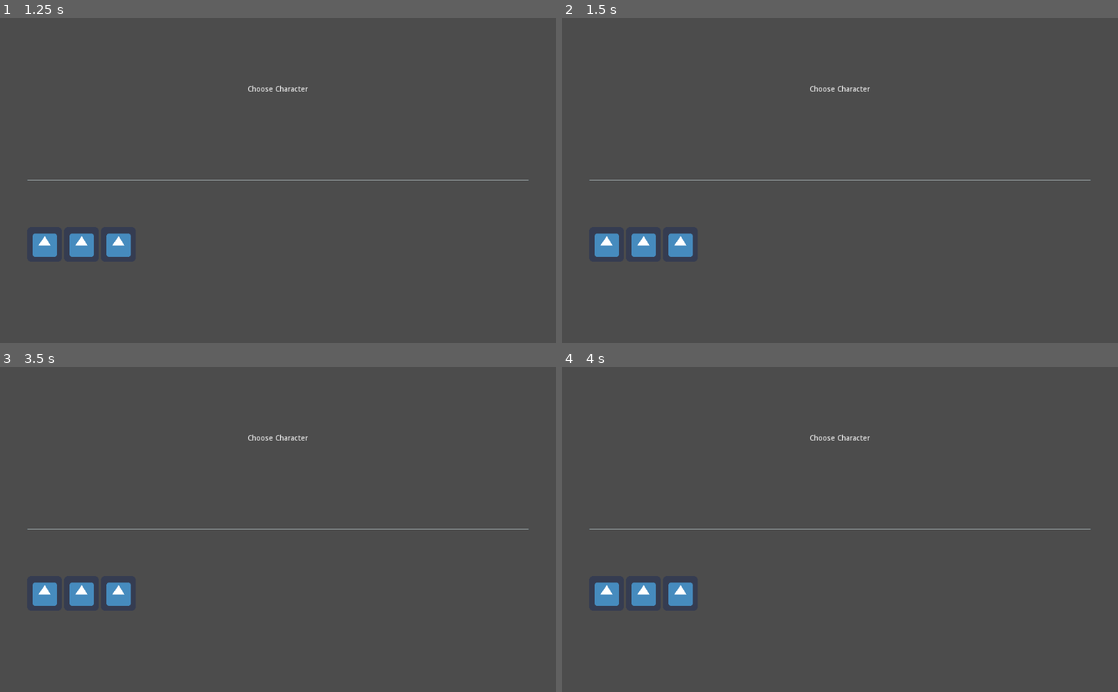
Above: before the commit, frames 1-4 (two rows, left to right).
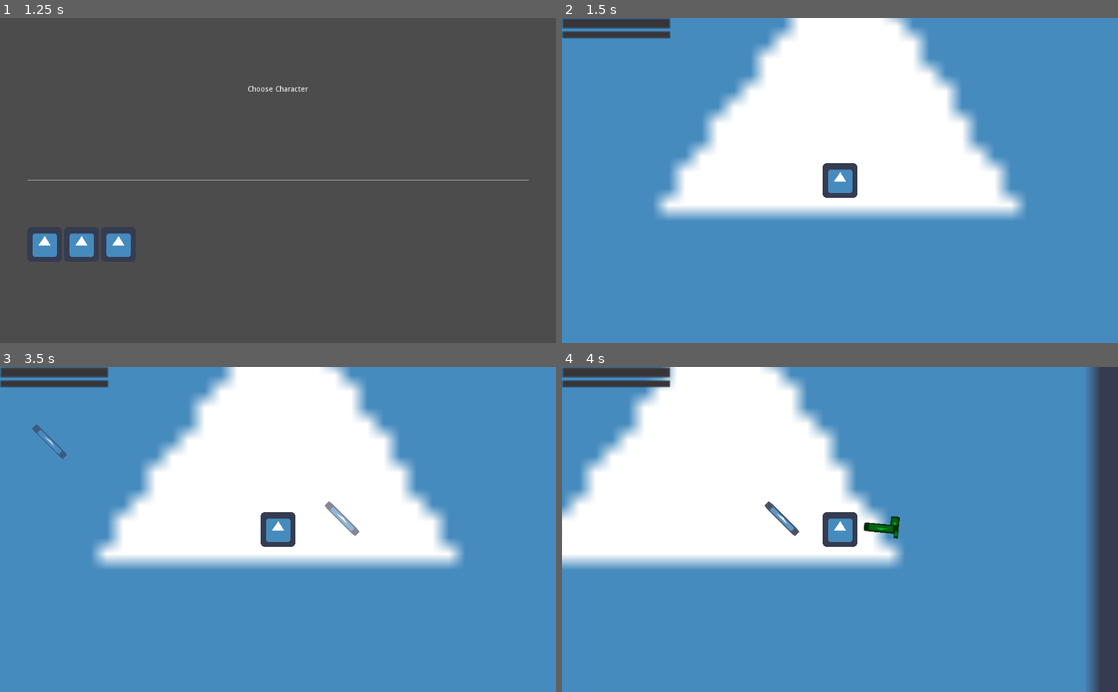
Above: after the commit, the same moments.

Repository: robotnik-dev/BroBaito
Game: Godot game, scene res://Core/Main.tscn
The game is run twice, just before and just after one commit, with the same random seed, the same clock (stepped at 60 frames per second) and the same inputs. The engine's default icon, where the game draws it, is replaced by a stand-in: a white triangle on a blue panel in a dark square.
Inputs (mouse positions are in pixels of both pictures, inside the frame that each line leads up to):
- Up to frame 1 (1.25 s): click "Press to Play" at 0.5 s
- Up to frame 2 (1.5 s): click (606, 245) at 1.25 s
- Up to frame 3 (3.5 s): click (83, 594) at 2.02 s; click (116, 594) at 2.77 s
- Up to frame 4 (4 s): hold D (right) from 3.53 s (still down); hold Space (fire) from 3.53 s (still down)

Frame 1 is identical in both runs. In frame 2, 98% of the frame differs, in the area x 0-100%, y 0-100%; in frame 3, 98%; in frame 4, 94%.

Commit message:
update

Diff:
--- a/Core/Main.gd
+++ b/Core/Main.gd
@@ -7,5 +7,6 @@
 onready var gui = get_node(gui_path)
 
 func _ready() -> void:
-	world.hide()
+	gui.connect("selection_done", world, "_on_selection_done")
+	world.connect("player_died", gui, "_on_player_died")
 	gui.show_startscreen()
--- a/Core/Main.tscn
+++ b/Core/Main.tscn
@@ -10,5 +10,6 @@
 gui_path = NodePath("GUI")
 
 [node name="World" parent="." instance=ExtResource( 2 )]
+visible = false
 
 [node name="GUI" parent="." instance=ExtResource( 3 )]
--- a/Core/World.gd
+++ b/Core/World.gd
@@ -1,16 +1,41 @@
 extends Node2D
+
+signal player_died
 
 export(NodePath) var wave_path
 export(NodePath) var arena_path
+export(PackedScene) var player_scene
 
 onready var wave = get_node(wave_path)
 onready var arena = get_node(arena_path)
+onready var player = player_scene.instance()
+onready var player_spawn = $PlayerSpawn
 
 func _ready():
 	wave.init(arena)
+	player.connect("died", self, "_on_player_died")
 
 func start_wave() -> void:
+	show()
+	add_child(player)
+	player.global_position = player_spawn.global_position
+	wave.start()
+
+func start_first_wave() -> void:
+	show()
+	add_child(player)
+	player.reset_stats()
+	player.global_position = player_spawn.global_position
 	wave.start()
 
 func end_wave() -> void:
 	wave.stop()
+	remove_child(player)
+	hide()
+
+func _on_player_died() -> void:
+	end_wave()
+	emit_signal("player_died")
+
+func _on_selection_done(character, start_weapon, difficulty) -> void:
+	start_wave()
--- a/Core/World.tscn
+++ b/Core/World.tscn
@@ -1,14 +1,23 @@
-[gd_scene load_steps=4 format=2]
+[gd_scene load_steps=5 format=2]
 
 [ext_resource path="res://Core/world.gd" type="Script" id=1]
 [ext_resource path="res://Wave/Wave.tscn" type="PackedScene" id=2]
+[ext_resource path="res://Player/Player.tscn" type="PackedScene" id=3]
 [ext_resource path="res://Wave/Arena.tscn" type="PackedScene" id=4]
 
-[node name="World" type="Node2D"]
+[node name="World" type="Node2D" groups=["world"]]
 script = ExtResource( 1 )
 wave_path = NodePath("Wave")
 arena_path = NodePath("Arena")
+player_scene = ExtResource( 3 )
 
 [node name="Wave" parent="." instance=ExtResource( 2 )]
 
 [node name="Arena" parent="." instance=ExtResource( 4 )]
+position = Vector2( 960, 960 )
+
+[node name="PlayerSpawn" type="Position2D" parent="."]
+position = Vector2( 960, 960 )
+__meta__ = {
+"_gizmo_extents_": 289.1
+}
--- a/Enemies/Enemy.gd
+++ b/Enemies/Enemy.gd
@@ -1,6 +1,5 @@
 extends KinematicBody2D
 class_name Enemy
-
 
 export(NodePath) var health_bar_path
 onready var health_bar: ProgressBar = get_node(health_bar_path)
@@ -8,9 +7,9 @@
 export(NodePath) var anim_path
 onready var anim: AnimationPlayer = get_node(anim_path)
 
-export(float) var max_health = 100.0
+export(float) var max_health = 10.0
 var health: float
-export(float) var hit_damage = 10.0
+export(float) var hit_damage = 1.0
 
 var player
 var spawned: bool = false
@@ -36,16 +35,23 @@
 		player = player_list[0]
 	anim.play("Spawn")
 
-
 func _physics_process(_delta: float) -> void:
 	if spawned:
 		move_to_player()
 
+# DEBUG
+func in_range():
+	$DEBUG.in_range()
+
+func out_of_range():
+	$DEBUG.out_of_range()
+
 func move_to_player() -> void:
 	if is_instance_valid(player):
-		var direction = (player.global_position - global_position).normalized()
-		velocity = direction
-		velocity = move_and_slide(velocity * speed)
+		if player.is_inside_tree():
+			var direction = (player.global_position - global_position).normalized()
+			velocity = direction
+			velocity = move_and_slide(velocity * speed)
 
 func recieve_damage(damage: float) -> float:
 	health = health - damage
@@ -81,7 +87,6 @@
 		for foe in damagable:
 			foe.recieve_damage(hit_damage)
 
-
 func _on_AnimationPlayer_animation_finished(anim_name: String) -> void:
 	match anim_name:
 		"Spawn":
--- a/Enemies/Enemy.tscn
+++ b/Enemies/Enemy.tscn
@@ -1,9 +1,9 @@
-[gd_scene load_steps=11 format=2]
+[gd_scene load_steps=12 format=2]
 
 [ext_resource path="res://icon.png" type="Texture" id=1]
 [ext_resource path="res://Enemies/EnemyHitBox.tscn" type="PackedScene" id=2]
 [ext_resource path="res://Enemies/EnemyHurtBox.tscn" type="PackedScene" id=3]
-[ext_resource path="res://Enemies/Enemy.gd" type="Script" id=4]
+[ext_resource path="res://Enemies/enemy.gd" type="Script" id=4]
 [ext_resource path="res://Collectibles/MaterialLoot.tscn" type="PackedScene" id=5]
 
 [sub_resource type="CircleShape2D" id=1]
@@ -270,6 +270,16 @@
 "values": [ false, true ]
 }
 
+[sub_resource type="GDScript" id=6]
+script/source = "extends Node
+
+func in_range() -> void:
+	$\"../Body\".self_modulate = \"e50aae\"
+
+func out_of_range() -> void:
+	$\"../Body\".self_modulate = \"ff0000\"
+"
+
 [node name="Enemy" type="KinematicBody2D" groups=["enemy"]]
 collision_layer = 512
 collision_mask = 3
@@ -328,6 +338,9 @@
 scale = Vector2( 1.24619, 0.205403 )
 texture = ExtResource( 1 )
 
+[node name="DEBUG" type="Node" parent="."]
+script = SubResource( 6 )
+
 [connection signal="area_entered" from="EnemyHitBox" to="." method="_on_EnemyHitBox_area_entered"]
 [connection signal="area_exited" from="EnemyHitBox" to="." method="_on_EnemyHitBox_area_exited"]
 [connection signal="timeout" from="AttackSpeed" to="." method="_on_AttackSpeed_timeout"]
--- /dev/null
+++ b/Items/Duck.tscn
@@ -0,0 +1,8 @@
+[gd_scene load_steps=3 format=2]
+
+[ext_resource path="res://Items/item.gd" type="Script" id=1]
+[ext_resource path="res://Items/duck.tres" type="Resource" id=2]
+
+[node name="Duck" type="Node"]
+script = ExtResource( 1 )
+item_data = ExtResource( 2 )
--- /dev/null
+++ b/Items/duck.tres
@@ -0,0 +1,12 @@
+[gd_resource type="Resource" load_steps=2 format=2]
+
+[ext_resource path="res://Items/item_data.gd" type="Script" id=1]
+
+[resource]
+script = ExtResource( 1 )
+item_name = ""
+effect = [ "Damage +10%", "Luck -2%" ]
+modifier = {
+"damage": 10.0,
+"luck": -2.0
+}
--- a/Items/item.gd
+++ b/Items/item.gd
@@ -1,7 +1,8 @@
+class_name Item
 extends Node
-class_name Item
 
-var item_name: String
-var description: String
+export(Resource) var item_data
 
-# TODO: multiplier function
+func _ready() -> void:
+	owner.damage += item_data.modifier.get("damage")
+	owner.luck += item_data.modifier.get("luck")
--- /dev/null
+++ b/Items/item_data.gd
@@ -0,0 +1,7 @@
+extends Resource
+class_name ItemData
+
+export(String) var item_name
+export(Array, String) var effect
+export(Texture) var image
+export(Dictionary) var modifier
--- a/Player/Player.gd
+++ b/Player/Player.gd
@@ -1,32 +1,49 @@
 class_name Player
 
 extends KinematicBody2D
+
+signal died
 
 export(PackedScene) var weapon_scene
 export(NodePath) var attack_timer_path
 export(NodePath) var weapon_manager_path
-export(NodePath) var items_path
 
 var max_hp = 10.0 setget set_max_hp, get_max_hp
 var hp_regen = 0.0 setget set_hp_regen, get_hp_regen
 var lifesteal = 0.0 setget set_lifesteal, get_lifesteal
-var damage = 0.0 setget set_damage, get_damage
-var meele_damage = 0.0 setget set_meele_damage, get_meele_damage
-var ranged_damage = 0.0 setget set_ranged_damage, get_ranged_damage
-var elemental_damage = 0.0 setget set_elemental_damage, get_elemental_damage
-var attack_speed = 0.0 setget set_attack_speed, get_attack_speed
-var crit_chance = 0.0 setget set_crit_chance, get_crit_chance
+var damage = 1.0 setget set_damage, get_damage
+var meele_damage = 1.0 setget set_meele_damage, get_meele_damage
+var ranged_damage = 1.0 setget set_ranged_damage, get_ranged_damage
+var elemental_damage = 1.0 setget set_elemental_damage, get_elemental_damage
+var attack_speed = 20.0 setget set_attack_speed, get_attack_speed
+var crit_chance = 1.0 setget set_crit_chance, get_crit_chance
 var engineering = 0.0 setget set_engineering, get_engineering
-var attack_range = 0.0 setget set_attack_range, get_attack_range
+var attack_range = 100.0 setget set_attack_range, get_attack_range
 var armor = 0.0 setget set_armor, get_armor
 var dodge = 0.0 setget set_dodge, get_dodge
-var speed = 0.0 setget set_speed, get_speed
+var speed = 500.0 setget set_speed, get_speed
 var luck = 0.0 setget set_luck, get_luck
 var harvesting = 0.0 setget set_harvesting, get_harvesting
-
+var hp = 10.0 setget set_hp, get_hp
 var experience = 0.0 setget set_experience, get_experience
 var money = 0.0 setget set_money, get_money
-var hp setget set_hp, get_hp
+
+var max_hp_mp = 1.0
+var hp_regen_mp = 1.0
+var lifesteal_mp = 1.0
+var damage_mp = 1.0
+var meele_damage_mp = 1.0
+var ranged_damage_mp = 1.0
+var elemental_damage_mp = 1.0
+var attack_speed_mp = 1.0
+var crit_chance_mp = 1.0
+var engineering_mp = 1.0
+var attack_range_mp = 1.0
+var armor_mp = 1.0
+var dodge_mp = 1.0
+var speed_mp = 1.0
+var luck_mp = 1.0
+var harvesting_mp = 1.0
 
 var _horizontal: float
 var _vertical: float
@@ -34,14 +51,165 @@
 
 onready var weapon_manager = get_node(weapon_manager_path)
 onready var attack_timer = get_node(attack_timer_path)
-onready var items = get_node(items_path)
 
 func _ready() -> void:
-	attack_timer.wait_time = 1/self.attack_speed
-	self.health = self.max_health
+	_init_stats()
 
 func _physics_process(delta: float) -> void:
 	_apply_movement(delta)
+
+func _unhandled_input(event: InputEvent) -> void:
+	if event.is_action_pressed("fire"):
+		add_weapon(weapon_scene)
+
+func add_weapon(_weapon_scene: PackedScene):
+	weapon_manager.add_weapon(_weapon_scene)
+
+func recieve_damage(damage: float) -> void:
+	self.hp = self.hp - damage
+	if self.hp <= 0:
+		die()
+
+func die() -> void:
+	emit_signal("died")
+
+func reset_stats() -> void:
+	_init_stats()
+
+func _init_stats() -> void:
+	self.max_hp = max_hp
+	self.hp_regen = hp_regen
+	self.lifesteal = lifesteal
+	self.damage = damage
+	self.meele_damage = meele_damage
+	self.ranged_damage = ranged_damage
+	self.elemental_damage = elemental_damage
+	self.attack_speed = attack_speed
+	self.crit_chance = crit_chance
+	self.engineering = engineering
+	self.attack_range = attack_range
+	self.armor = armor
+	self.dodge = dodge
+	self.speed = speed
+	self.luck = luck
+	self.harvesting = harvesting
+	self.hp = max_hp
+
+func set_max_hp(value: float) -> void:
+	max_hp = value * max_hp_mp
+
+func get_max_hp() -> float:
+	return max_hp
+
+func set_hp_regen(value: float) -> void:
+	hp_regen = value * hp_regen_mp
+
+func get_hp_regen() -> float:
+	return hp_regen
+
+func set_lifesteal(value: float) -> void:
+	lifesteal = value * lifesteal_mp
+
+func get_lifesteal() -> float:
+	return lifesteal
+
+func set_damage(value: float) -> void:
+	damage = value * damage_mp
+
+func get_damage() -> float:
+	return damage
+
+func set_meele_damage(value: float) -> void:
+	meele_damage = value * meele_damage_mp
+
+func get_meele_damage() -> float:
+	return meele_damage
+
+func set_ranged_damage(value: float) -> void:
+	ranged_damage = value * ranged_damage_mp
+
+func get_ranged_damage() -> float:
+	return ranged_damage
+
+func set_elemental_damage(value: float) -> void:
+	elemental_damage = value * elemental_damage_mp
+
+func get_elemental_damage() -> float:
+	return elemental_damage
+
+func set_attack_speed(value: float) -> void:
+	value = max(0.1, value)
+	attack_speed = value * attack_speed_mp
+	attack_timer.wait_time = 1 / attack_speed
+
+func get_attack_speed() -> float:
+	return attack_speed
+
+func set_crit_chance(value: float) -> void:
+	crit_chance = value * crit_chance_mp
+
+func get_crit_chance() -> float:
+	return crit_chance
+
+func set_engineering(value: float) -> void:
+	engineering = value * engineering_mp
+
+func get_engineering() -> float:
+	return engineering
+
+func set_attack_range(value: float) -> void:
+	attack_range = value * ranged_damage_mp
+
+func get_attack_range() -> float:
+	return attack_range
+
+func set_armor(value: float) -> void:
+	armor = value * armor_mp
+
+func get_armor() -> float:
+	return armor
+
+func set_dodge(value: float) -> void:
+	dodge = value * dodge_mp
+
+func get_dodge() -> float:
+	return dodge
+
+func set_speed(value: float) -> void:
+	speed = value * speed_mp
+
+func get_speed() -> float:
+	return speed
+
+func set_luck(value: float) -> void:
+	luck = value * luck_mp
+
+func get_luck() -> float:
+	return luck
+
+func set_harvesting(value: float) -> void:
+	harvesting = value * harvesting_mp
+
+func get_harvesting() -> float:
+	return harvesting
+
+func set_experience(value: float) -> void:
+	experience = value
+
+func get_experience() -> float:
+	return experience
+
+func set_money(value: float) -> void:
+	money = value
+
+func get_money() -> float:
+	return money
+
+func set_hp(value: float) -> void:
+	hp = clamp(value, value, self.max_hp)
+
+func get_hp() -> float:
+	return hp
 
 func _apply_movement(_delta: float) -> void:
 	_horizontal = (
@@ -53,138 +221,8 @@
 
 	_velocity.x = _horizontal
 	_velocity.y = _vertical
-	_velocity = _velocity.normalized() * self.movement_speed
+	_velocity = _velocity.normalized() * self.speed
 	_velocity = move_and_slide(_velocity)
-
-
-func _unhandled_input(event: InputEvent) -> void:
-	if event.is_action_pressed("fire"):
-		add_weapon(weapon_scene)
-
-func add_weapon(_weapon_scene: PackedScene):
-	weapon_manager.add_weapon(_weapon_scene)
-
-func recieve_damage(damage: float) -> void:
-	self.health = self.health - damage
-	if self.health <= 0:
-		die()
-
-func die() -> void:
-	queue_free()
-
-func set_max_hp(value: float) -> void:
-	max_hp = value
-
-func get_max_hp() -> float:
-	return max_hp
-
-func set_hp_regen(value: float) -> void:
-	hp_regen = value
-
-func get_hp_regen() -> float:
-	return hp_regen
-
-func set_lifesteal(value: float) -> void:
-	lifesteal = value
-
-func get_lifesteal() -> float:
-	return lifesteal
-
-func set_damage(value: float) -> void:
-	damage = value
-
-func get_damage() -> float:
-	return damage
-
-func set_meele_damage(value: float) -> void:
-	meele_damage = value
-
-func get_meele_damage() -> float:
-	return meele_damage
-
-func set_ranged_damage(value: float) -> void:
-	ranged_damage = value
-
-func get_ranged_damage() -> float:
-	return ranged_damage
-
-func set_elemental_damage(value: float) -> void:
-	elemental_damage = value
-
-func get_elemental_damage() -> float:
-	return elemental_damage
-
-func set_attack_speed(value: float) -> void:
-	attack_speed = value
-
-func get_attack_speed() -> float:
-	return attack_speed
-
-func set_crit_chance(value: float) -> void:
-	crit_chance = value
-
-func get_crit_chance() -> float:
-	return crit_chance
-
-func set_engineering(value: float) -> void:
-	engineering = value
-
-func get_engineering() -> float:
-	return engineering
-
-func set_attack_range(value: float) -> void:
-	attack_range = value
-
-func get_attack_range() -> float:
-	return attack_range
-
-func set_armor(value: float) -> void:
-	armor = value
-
-func get_armor() -> float:
-	return armor
-
-func set_dodge(value: float) -> void:
-	dodge = value
-
-func get_dodge() -> float:
-	return dodge
-
-func set_speed(value: float) -> void:
-	speed = value
-
-func get_speed() -> float:
-	return speed
-
-func set_luck(value: float) -> void:
-	luck = value
-
-func get_luck() -> float:
-	return luck
-
-func set_harvesting(value: float) -> void:
-	harvesting = value
-
-func get_harvesting() -> float:
-	return harvesting
-
-func set_experience(value: float) -> void:
-	experience = value
-
-func get_experience() -> float:
-	return experience
-
-func set_money(value: float) -> void:
-	money = value
-
-func get_money() -> float:
-	return money#
-
-func set_hp(value: float) -> void:
-	hp = value
-
-func get_hp() -> float:
-	return hp
 
 func _on_AttackTimer_timeout() -> void:
 	if weapon_manager.has_method("fire"):
--- a/Player/Player.tscn
+++ b/Player/Player.tscn
@@ -6,6 +6,7 @@
 [ext_resource path="res://Player/PlayerHurtBox.tscn" type="PackedScene" id=4]
 [ext_resource path="res://Player/WeaponManager.tscn" type="PackedScene" id=5]
 [ext_resource path="res://Player/player_camera.gd" type="Script" id=6]
+[ext_resource path="res://Items/Duck.tscn" type="PackedScene" id=7]
 
 [sub_resource type="CircleShape2D" id=1]
 radius = 32.0
@@ -27,8 +28,6 @@
 
 [node name="Camera2D" type="Camera2D" parent="."]
 current = true
-drag_margin_h_enabled = true
-drag_margin_v_enabled = true
 drag_margin_left = 0.1
 drag_margin_top = 0.1
 drag_margin_right = 0.1
@@ -54,6 +53,7 @@
 autostart = true
 
 [node name="WeaponManager" parent="." instance=ExtResource( 5 )]
+weapon_slots = 6
 
 [node name="LootRange" type="Area2D" parent="."]
 collision_layer = 0
@@ -64,6 +64,10 @@
 
 [node name="Items" type="Node" parent="."]
 
+[node name="Duck" parent="Items" instance=ExtResource( 7 )]
+
+[node name="Duck2" parent="Items" instance=ExtResource( 7 )]
+
 [connection signal="timeout" from="AttackTimer" to="." method="_on_AttackTimer_timeout"]
 [connection signal="area_entered" from="LootRange" to="." method="_on_LootRange_area_entered"]
 
--- a/Player/weapon_manager.gd
+++ b/Player/weapon_manager.gd
@@ -7,7 +7,6 @@
 export(int) var maximum_slots = 6
 export(int) var weapon_slots = 0 setget set_weapon_slots
 export(float) var spawn_distance = 100.0
-
 
 func set_weapon_slots(value: int) -> void:
 	if value > maximum_slots:
@@ -21,6 +20,18 @@
 	weapon_slots = value
 	for _i in range(value):
 		_add_weapon_slot(weapon_slot_scene)
+
+func add_weapon(weapon_scene: PackedScene) -> void:
+	for slot in get_children():
+		if slot.has_method("is_free"):
+			if slot.is_free():
+				slot.add_weapon(weapon_scene)
+				break
+
+func fire() -> void:
+	for slot in get_children():
+		if slot.has_method("fire_weapon_in_slot"):
+			slot.fire_weapon_in_slot()
 
 func _add_weapon_slot(_weapon_slot_scene: PackedScene) -> void:
 	var degree_step = 360 / (weapon_slots)
@@ -39,16 +50,3 @@
 	var theta = deg2rad(degree)
 	var spawn_pos: Vector2 = polar2cartesian(spawn_distance, theta)
 	weapon_slot.position = spawn_pos
-
-
-func add_weapon(weapon_scene: PackedScene) -> void:
-	for slot in get_children():
-		if slot.has_method("is_free"):
-			if slot.is_free():
-				slot.add_weapon(weapon_scene)
-				break
-
-func fire() -> void:
-	for slot in get_children():
-		if slot.has_method("fire_weapon_in_slot"):
-			slot.fire_weapon_in_slot()
--- a/UI/game_over.gd
+++ b/UI/game_over.gd
@@ -1,6 +1,6 @@
 extends Control
 
-
+signal new_game_pressed
 
 func _on_Button_pressed() -> void:
-	pass
+	emit_signal("new_game_pressed")
--- a/UI/gui.gd
+++ b/UI/gui.gd
@@ -1,5 +1,7 @@
 class_name GUI
 extends Control
+
+signal selection_done(character, start_weapon, difficulty)
 
 enum UI {
 	DEFAULT,
@@ -33,6 +35,7 @@
 func _ready() -> void:
 	_start_screen.connect("start_game_pressed", self, "_on_start_game_pressed")
 	_player_selection.connect("character_selected", self, "_on_character_selected")
+	_game_over.connect("new_game_pressed", self, "_on_new_game_pressed")
 
 func show_startscreen() -> void:
 	_remove_current_ui()
@@ -67,10 +70,17 @@
 func _on_start_game_pressed() -> void:
 	show_player_selection()
 
-func _on_character_selected(character: Resource) -> void:
+func _on_new_game_pressed() -> void:
+	show_startscreen()
+
+func _on_character_selected(character) -> void:
 	# TODO: choose weapon
 	# TODO: choose difficulty
-	pass
+	emit_signal("selection_done", character.name, "","")
+	show_wave_ui()
+
+func _on_player_died() -> void:
+	show_game_over()
 
 func _remove_current_ui() -> void:
 	match current:
--- a/UI/player_selection.gd
+++ b/UI/player_selection.gd
@@ -12,7 +12,7 @@
 		btn.connect("pressed", self, "_on_character_button_pressed", [btn])
 
 func _on_character_button_pressed(btn) -> void:
-	emit_signal("character_selected")
+	emit_signal("character_selected", btn)
 
 func _get_configuration_warning() -> String:
 	var warning = ""
--- a/Wave/Arena.gd
+++ b/Wave/Arena.gd
@@ -3,4 +3,4 @@
 var size setget ,get_size
 
 func get_size() -> Vector2:
-	return $Ground.texture.get_size() * $Ground.scale
+	return $Ground.texture.get_size() * $Ground.transform.get_scale()
--- a/Wave/Arena.tscn
+++ b/Wave/Arena.tscn
@@ -38,28 +38,6 @@
 rotation = 1.5708
 shape = SubResource( 1 )
 
-[node name="BulletBounds" type="Area2D" parent="."]
-scale = Vector2( 2.5, 2.5 )
-collision_mask = 0
-
-[node name="CollisionShape2D" type="CollisionShape2D" parent="BulletBounds"]
-position = Vector2( -488, 0 )
-shape = SubResource( 1 )
-
-[node name="CollisionShape2D2" type="CollisionShape2D" parent="BulletBounds"]
-position = Vector2( 488, 0 )
-shape = SubResource( 1 )
-
-[node name="CollisionShape2D3" type="CollisionShape2D" parent="BulletBounds"]
-position = Vector2( 0, -488 )
-rotation = 1.5708
-shape = SubResource( 1 )
-
-[node name="CollisionShape2D4" type="CollisionShape2D" parent="BulletBounds"]
-position = Vector2( 0, 480 )
-rotation = 1.5708
-shape = SubResource( 1 )
-
 [node name="CameraLimits" type="Node2D" parent="."]
 script = ExtResource( 3 )
 left_path = NodePath("Left")
--- a/Wave/Wave.gd
+++ b/Wave/Wave.gd
@@ -15,14 +15,17 @@
 	_start_spawn_timer()
 
 func stop() -> void:
+	_reset_timer()
 	_despawn_enemies()
-	_reset_timer()
 
 func _despawn_enemies() -> void:
-	pass
+	var enemies = get_tree().get_nodes_in_group("enemy")
+	for enemy in enemies:
+		enemy.queue_free()
 
 func _reset_timer() -> void:
-	pass
+	$SpawnTimer.stop()
+	$WaveTimer.stop()
 
 func _set_difficulty() -> void:
 	pass
@@ -37,7 +40,7 @@
 
 func _spawn_enemies(number: int) -> void:
 	var beginning = Vector2.ZERO
-	var end = _arena.get_size()
+	var end = _arena.size
 	for i in range(number):
 		var random_x = rand_range(beginning.x, end.x)
 		var random_y = rand_range(beginning.y, end.y)
--- a/Weapons/PlayerBullet.tscn
+++ b/Weapons/PlayerBullet.tscn
@@ -1,7 +1,7 @@
 [gd_scene load_steps=5 format=2]
 
 [ext_resource path="res://icon.png" type="Texture" id=1]
-[ext_resource path="res://Weapons/PlayerBullet.gd" type="Script" id=2]
+[ext_resource path="res://Weapons/player_bullet.gd" type="Script" id=2]
 
 [sub_resource type="CircleShape2D" id=1]
 radius = 8.0
--- a/Weapons/Weapon.gd
+++ b/Weapons/Weapon.gd
@@ -2,21 +2,19 @@
 
 export(PackedScene) var bullet_scene
 export(float) var bullet_speed = 1000.0
-export(float) var attack_range = 200.0
 
 onready var nozzle = $Nozzle
 
 onready var attack_radius = $AttackRadius/CollisionShape2D
 
 var enemies_in_range: Array
+onready var player = get_tree().get_nodes_in_group("player")[0]
 
 func init() -> void:
 	pass
 
-
 func _ready() -> void:
-	attack_radius.shape.radius = attack_range
-
+	attack_radius.shape.radius = player.attack_range
 
 func fire() -> void:
 	if not enemies_in_range:
@@ -50,13 +48,16 @@
 
 	return nearest_enemy.global_position
 
-
-
 func _on_AttackRadius_area_entered(area: Area2D) -> void:
-	enemies_in_range.append(area.owner)
-
+	if area.owner is Enemy:
+		area.owner.in_range()
+		enemies_in_range.append(area.owner)
 
 func _on_AttackRadius_area_exited(area: Area2D) -> void:
-	var idx = enemies_in_range.find(area.owner)
-	if idx != -1:
-		enemies_in_range.remove(idx)
+	if area.owner is Enemy:
+		area.owner.out_of_range()
+		var idx = enemies_in_range.find(area.owner)
+		if idx != -1:
+			enemies_in_range.remove(idx)
+	if area.owner is PlayerBullet:
+		area.owner.call_deferred("queue_free")
--- a/Weapons/Weapon.tscn
+++ b/Weapons/Weapon.tscn
@@ -1,10 +1,11 @@
 [gd_scene load_steps=5 format=2]
 
 [ext_resource path="res://icon.png" type="Texture" id=1]
-[ext_resource path="res://Weapons/Weapon.gd" type="Script" id=2]
+[ext_resource path="res://Weapons/weapon.gd" type="Script" id=2]
 [ext_resource path="res://Weapons/PlayerBullet.tscn" type="PackedScene" id=3]
 
 [sub_resource type="CircleShape2D" id=1]
+radius = 8.0
 
 [node name="Weapon" type="Node2D"]
 script = ExtResource( 2 )
@@ -33,7 +34,7 @@
 
 [node name="AttackRadius" type="Area2D" parent="."]
 collision_layer = 0
-collision_mask = 16
+collision_mask = 80
 monitorable = false
 
 [node name="CollisionShape2D" type="CollisionShape2D" parent="AttackRadius"]
--- a/Weapons/PlayerBullet.gd
+++ b/Weapons/player_bullet.gd
@@ -1,3 +1,4 @@
+class_name PlayerBullet
 extends KinematicBody2D
 
 var velocity: Vector2
--- a/project.godot
+++ b/project.godot
@@ -12,12 +12,12 @@
 "base": "Resource",
 "class": "Bullet",
 "language": "GDScript",
-"path": "res://Weapons/Bullet.gd"
+"path": "res://Weapons/bullet.gd"
 }, {
 "base": "KinematicBody2D",
 "class": "Enemy",
 "language": "GDScript",
-"path": "res://Enemies/Enemy.gd"
+"path": "res://Enemies/enemy.gd"
 }, {
 "base": "Control",
 "class": "GUI",
@@ -29,17 +29,29 @@
 "language": "GDScript",
 "path": "res://Items/item.gd"
 }, {
+"base": "Resource",
+"class": "ItemData",
+"language": "GDScript",
+"path": "res://Items/item_data.gd"
+}, {
 "base": "KinematicBody2D",
 "class": "Player",
 "language": "GDScript",
 "path": "res://Player/player.gd"
+}, {
+"base": "KinematicBody2D",
+"class": "PlayerBullet",
+"language": "GDScript",
+"path": "res://Weapons/player_bullet.gd"
 } ]
 _global_script_class_icons={
 "Bullet": "",
 "Enemy": "",
 "GUI": "",
 "Item": "",
-"Player": ""
+"ItemData": "",
+"Player": "",
+"PlayerBullet": ""
 }
 
 [application]
Not shown: 1 places in Player/Player.tscn that only renumber resources
